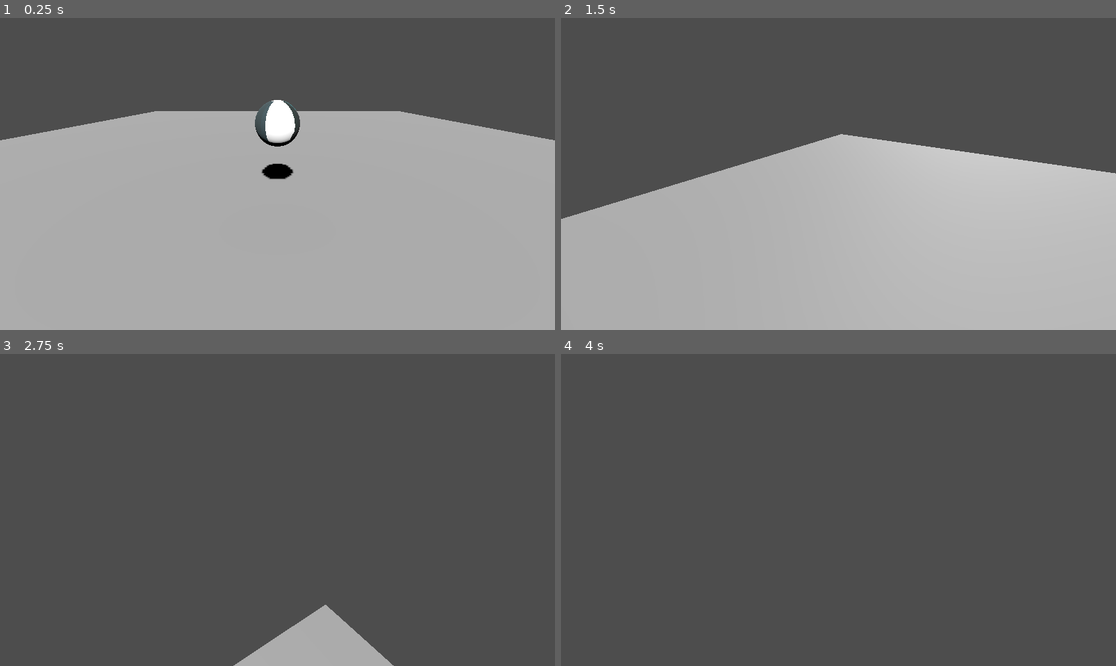
Above: before the commit, frames 1-4 (two rows, left to right).
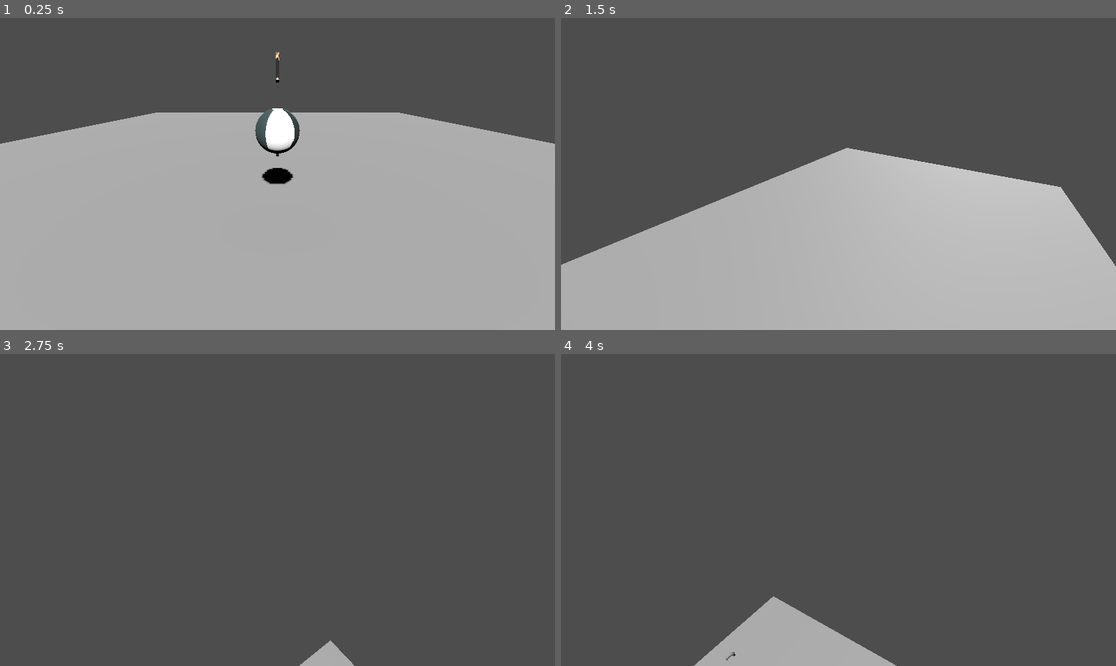
Above: after the commit, the same moments.

Repository: Eryans/Godot-Golf-Game
Game: Godot game, scene res://main.tscn
Same seed, same stepped clock (60 frames per second), same inputs: the game is played once before the commit and once after it.
Inputs:
- Up to frame 1 (0.25 s): no input
- Up to frame 2 (1.5 s): tap Enter (ui_accept) at 0.5, 0.6, 0.77, 1.07, 1.35 s; hold Right (ui_right) 0.53-1.28 s; hold Down (ui_down) from 1.28 s (still down)
- Up to frame 3 (2.75 s): tap Enter (ui_accept) at 1.52, 1.82, 2.1 s; release Down (ui_down) at 2.03 s; hold Right (ui_right) from 2.03 s (still down)
- Up to frame 4 (4 s): release Right (ui_right) at 2.78 s; hold Up (ui_up) 2.78-3.53 s; tap Enter (ui_accept) at 2.85, 3.02, 3.32, 3.6, 3.77 s; hold Left (ui_left) from 3.53 s (still down)

The runs differ from the first frame. In frame 1, 1.4% of the frame differs, in the area x 0-100%, y 10-54%; in frame 2, 9.0%, in the area x 0-100%, y 37-80%; in frame 3, 2.4%; in frame 4, 4.1%.

Commit message:
Added a basic indicator to know where the ball is headed

Diff:
--- a/camera.gd
+++ b/camera.gd
@@ -1,4 +1,4 @@
-extends SpringArm3D
+extends Node3D
 
 
 # Called when the node enters the scene tree for the first time.
--- a/main.gd
+++ b/main.gd
@@ -1,18 +1,30 @@
 extends Node3D
 
 @onready var ball = $RigidBody3D
-@onready var cameraSupport = $SpringArm3D
+@onready var cameraSupport = $CameraSupport
+@onready var direction_helper = $BallDirection
+@onready var ball_vertical_dir:float = 5
+@onready var ball_horizontal_dir:float = -5
 # Called when the node enters the scene tree for the first time.
 func _ready():
 	pass # Replace with function body.
 
+func _process(delta):
+	if (Input.is_action_pressed("ui_up")):
+		ball_vertical_dir += 10 * delta
+	if (Input.is_action_pressed("ui_down")):
+		ball_vertical_dir -= 10 * delta
+# Called every frame. 'delta' is the elapsed time since the previous frame.
+func _physics_process(delta):
 
-# Called every frame. 'delta' is the elapsed time since the previous frame.
-func _process(delta):
+	cameraSupport.transform.origin = cameraSupport.transform.origin.slerp(ball.transform.origin, 2 *  delta)
 
-	cameraSupport.transform.origin = cameraSupport.transform.origin.slerp(ball.transform.origin, 1.5 *  delta)
+	var direction:Vector3 = (cameraSupport.transform.basis * Vector3(0,ball_vertical_dir,ball_horizontal_dir)).normalized()
+	var force: float = 2000 * delta
 
-	var force: float = 1000 * delta
+	direction_helper.transform.origin = ball.transform.origin
+	direction_helper.look_at(ball.transform.origin + direction, Vector3.UP)
+
 	if (Input.is_action_just_pressed("ui_accept")):
-		ball.apply_force((cameraSupport.transform.basis * Vector3(0,25,1)) * force)
+		ball.apply_force(direction * force)
 	pass
--- a/main.tscn
+++ b/main.tscn
@@ -15,6 +15,9 @@
 texture_filter = 0
 
 [sub_resource type="SphereShape3D" id="SphereShape3D_rurnq"]
+
+[sub_resource type="BoxMesh" id="BoxMesh_1efte"]
+size = Vector3(0.1, 0.1, 1)
 
 [sub_resource type="SeparationRayShape3D" id="SeparationRayShape3D_pg7fr"]
 
@@ -35,6 +38,7 @@
 
 [node name="RigidBody3D" type="RigidBody3D" parent="."]
 transform = Transform3D(1, 0, 0, 0, 1, 0, 0, 0, 1, 0, 2.13685, 0)
+mass = 0.05
 physics_material_override = SubResource("PhysicsMaterial_7orr0")
 
 [node name="MeshInstance3D" type="MeshInstance3D" parent="RigidBody3D"]
@@ -44,17 +48,27 @@
 [node name="CollisionShape3D" type="CollisionShape3D" parent="RigidBody3D"]
 shape = SubResource("SphereShape3D_rurnq")
 
+[node name="BallDirection" type="Node3D" parent="."]
+transform = Transform3D(1, 0, 0, 0, 1, 0, 0, 0, 1, 0, 2.13685, 0)
+
+[node name="MeshInstance3D" type="MeshInstance3D" parent="BallDirection"]
+transform = Transform3D(1, 0, 0, 0, 1, 0, 0, 0, 1, 0, 0, -2)
+mesh = SubResource("BoxMesh_1efte")
+surface_material_override/0 = SubResource("StandardMaterial3D_88bgl")
+
 [node name="DirectionalLight3D" type="DirectionalLight3D" parent="."]
 transform = Transform3D(1, 0, 0, 0, 0.707107, 0.707107, 0, -0.707107, 0.707107, -3, 0, 0)
 light_energy = 2.0
 shadow_enabled = true
 
-[node name="SpringArm3D" type="SpringArm3D" parent="."]
+[node name="CameraSupport" type="Node3D" parent="."]
+script = ExtResource("1_4vjep")
+
+[node name="SpringArm3D" type="SpringArm3D" parent="CameraSupport"]
 transform = Transform3D(1, 0, 0, 0, 0.921667, 0.387982, 0, -0.387982, 0.921667, 0, 0, 0)
 collision_mask = 0
 shape = SubResource("SeparationRayShape3D_pg7fr")
 spring_length = 5.0
 margin = 1.0
-script = ExtResource("1_4vjep")
 
-[node name="Camera3D" type="Camera3D" parent="SpringArm3D"]
+[node name="Camera3D" type="Camera3D" parent="CameraSupport/SpringArm3D"]
Not shown: 1 places in main.tscn that only renumber resources
